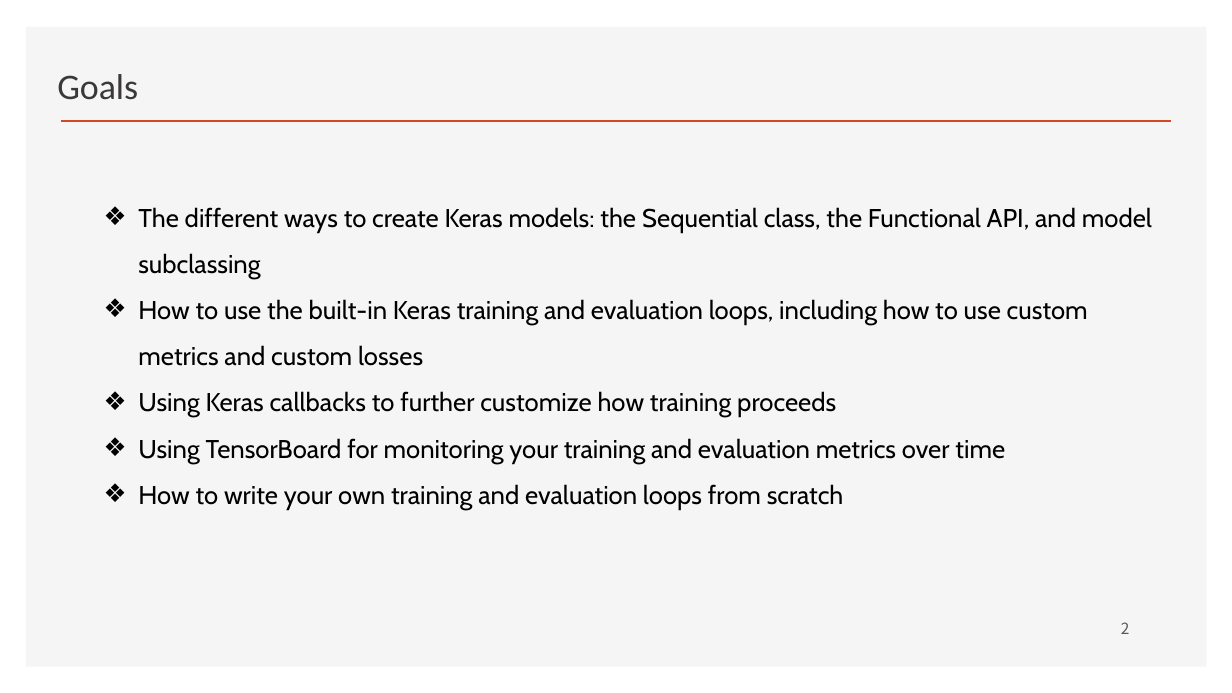
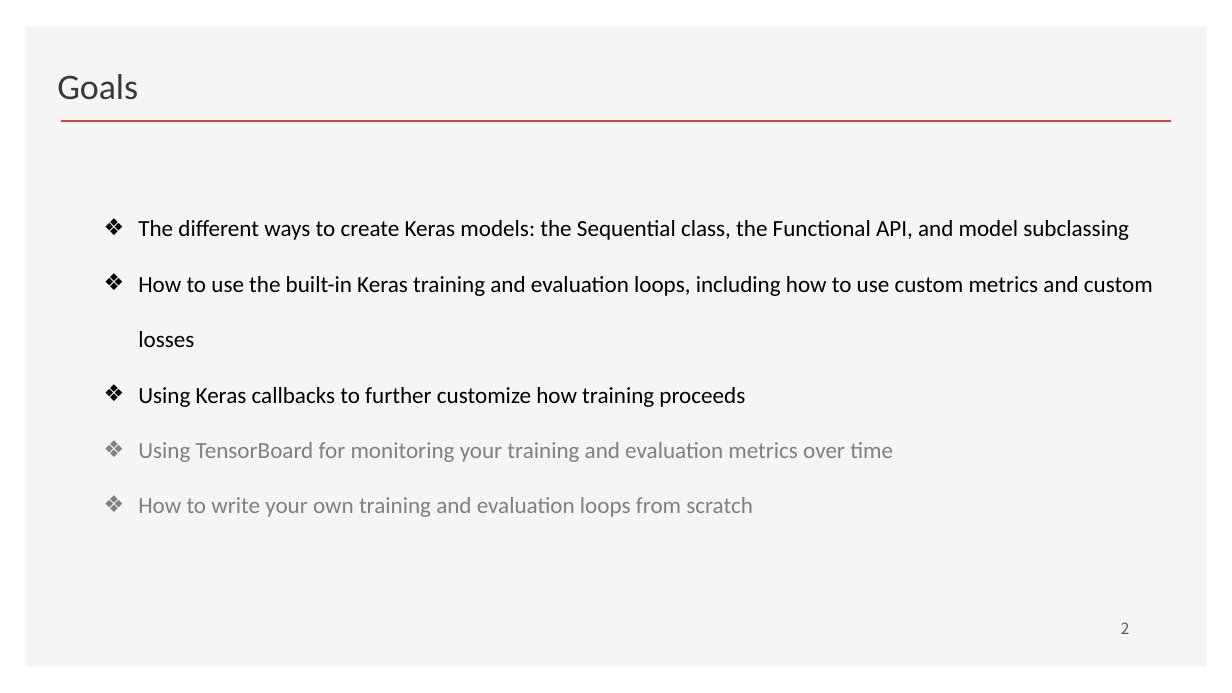
Before and after one commit to ancestor9/2026_Fall_Deep-Learning-with-Python, a slide deck: slide 2 of Chapter 07 A deep dive on Keras.pptx. Drawn at 1232x693 pixels with LibreOffice and Linux fonts; fonts in the diff are those of the drawing; background and template pictures are left out. Boxes give left, top, right and bottom in pixels: in the first picture for what was removed or moved away, otherwise in the second. Text is boxed around its words. In the diff, an @@ line names an element or a change of style, - is before the commit and + after.

```diff
--- a/Chapter 07 A deep dive on Keras.pptx
+++ b/Chapter 07 A deep dive on Keras.pptx
@@ text "The different ways to create ..." at (x1=138, y1=220, x2=1153, y2=517): size 20 to 18 pt, font Cabin to Calibri; text colour #000000 to #808080 in "Using TensorBoard for monitoring your training and ...", "How to write your own training and ..."; line spacing 1.5 to 2 @@
```
Also in this commit, not shown: 2 other slides changed, 4 slides added.
